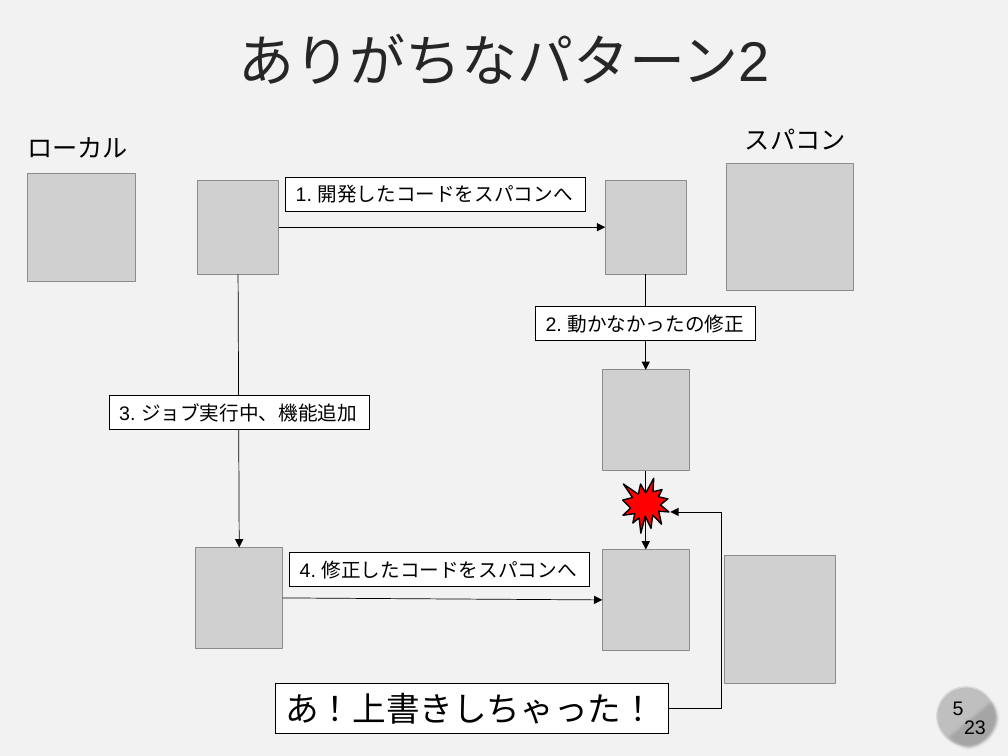
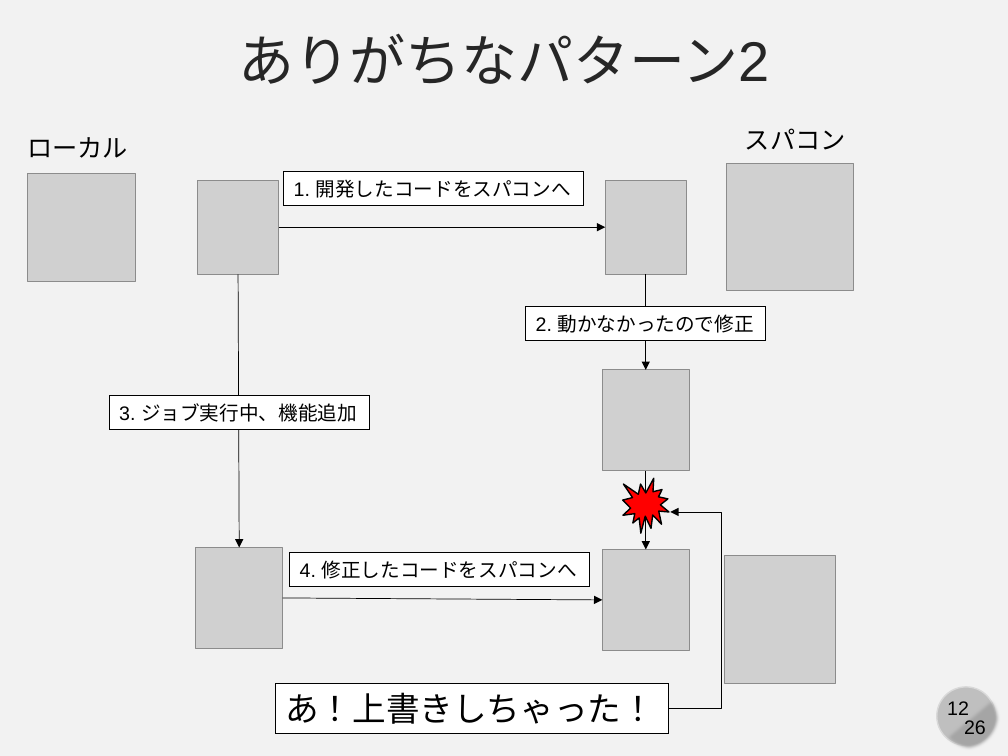
Before and after one commit to cpss2026-git/cpss2026-git.github.io, a slide deck: slide 12 of 01-lecture-git-basic/slides/01-a-vcs.pptx (slide 5 before the commit). Drawn at 1008x756 pixels with LibreOffice and Linux fonts; fonts in the diff are those of the drawing; grey boxes stand for pictures. Boxes give left, top, right and bottom in pixels: in the first picture for what was removed or moved away, otherwise in the second. Text is boxed around its words. In the diff, an @@ line names an element or a change of style, - is before the commit and + after.

```diff
--- a/01-lecture-git-basic/slides/01-a-vcs.pptx
+++ b/01-lecture-git-basic/slides/01-a-vcs.pptx
@@ rectangle "1. 開発したコードをスパコンへ": place and size @@
-rectangle "1. 開発したコードをスパコンへ" at [285, 177, 585, 212]
+rectangle "1. 開発したコードをスパコンへ" at [284, 171, 584, 206]
@@ rectangle "2. 動かなかったので修正": place and size @@
-rectangle "2. 動かなかったので修正" at [535, 306, 756, 341]
+rectangle "2. 動かなかったので修正" at [526, 306, 766, 341]
@@ text in rectangle at [536, 314, 754, 333]: text changed @@
-2. 動かなかったの修正
+2. 動かなかったので修正
@@ page number at [947, 701, 969, 715]: text changed @@
-5
+12
@@ text at [964, 720, 986, 734]: text changed @@
-23
+26
```
Also in this commit, not shown: 22 other slides changed, 3 slides added.
